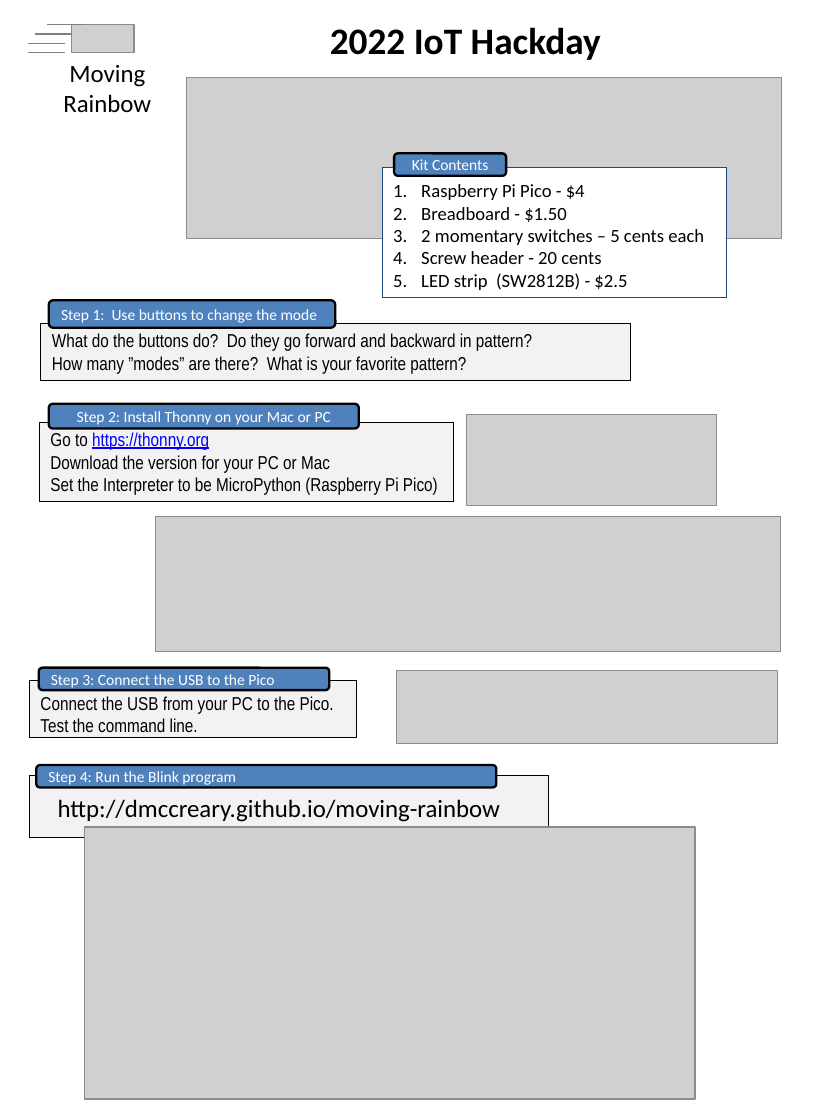
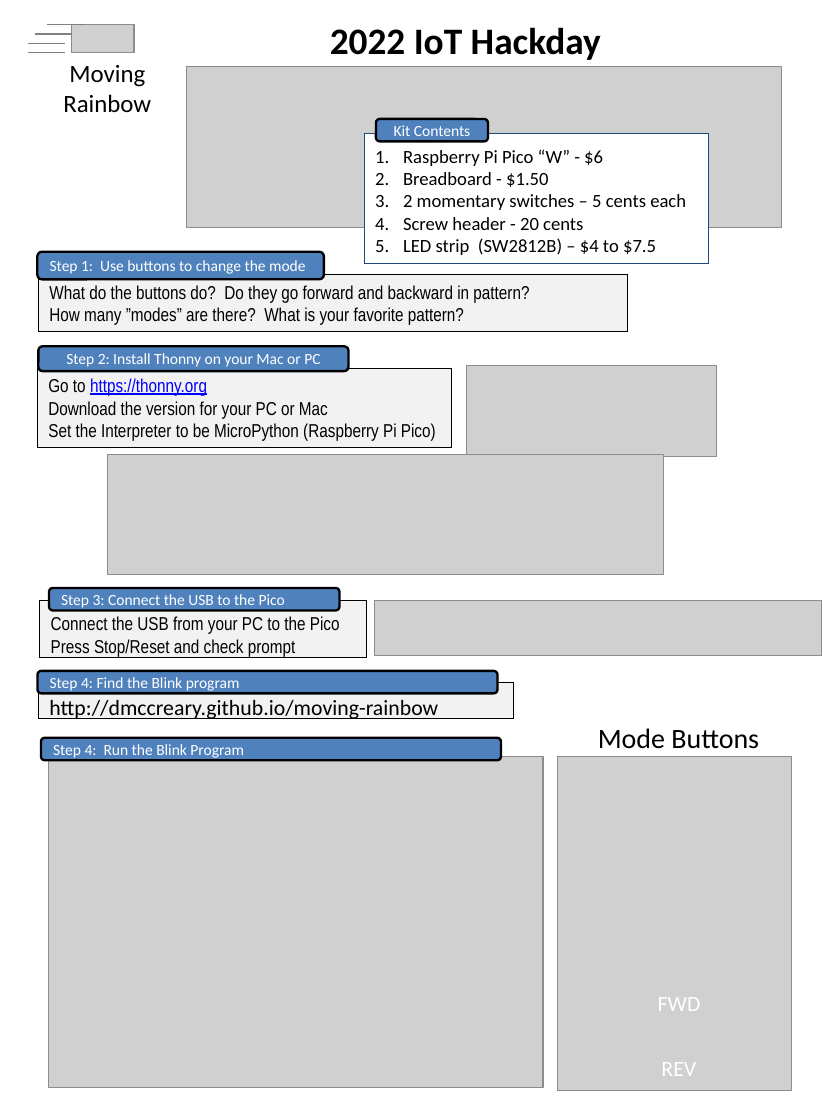
Before and after one commit to dmccreary/moving-rainbow, a slide deck: slide 1 of slides/2022-IoT-Hackday-Handout-v2.pptx. Drawn at 840x1120 pixels with LibreOffice and Linux fonts; fonts in the diff are those of the drawing; grey boxes stand for pictures. Boxes give left, top, right and bottom in pixels: in the first picture for what was removed or moved away, otherwise in the second. Text is boxed around its words. In the diff, an @@ line names an element or a change of style, - is before the commit and + after.

```diff
--- a/slides/2022-IoT-Hackday-Handout-v2.pptx
+++ b/slides/2022-IoT-Hackday-Handout-v2.pptx
@@ picture: place and size @@
-picture at [187,77,782,239]
+picture at [187,66,782,227]
@@ rounded rectangle "Kit Contents": place and size @@
-rounded rectangle "Kit Contents" at [394,153,506,176]
+rounded rectangle "Kit Contents" at [376,119,488,141]
@@ rectangle "Raspberry Pi Pico “W” - ...": place and size @@
-rectangle "Raspberry Pi Pico “W” - ..." at [382,168,726,298]
+rectangle "Raspberry Pi Pico “W” - ..." at [364,133,708,263]
@@ text in rectangle at [403,149,603,166]: text changed @@
-1. Raspberry Pi Pico - $4
+1. Raspberry Pi Pico “W” - $6
@@ text in rectangle at [403,238,656,255]: text changed @@
-5. LED strip (SW2812B) - $2.5
+5. LED strip (SW2812B) – $4 to $7.5
@@ rounded rectangle "Step 1: Use buttons to ...": place and size @@
-rounded rectangle "Step 1: Use buttons to ..." at [49,300,336,328]
+rounded rectangle "Step 1: Use buttons to ..." at [37,252,324,280]
@@ rectangle "What do the buttons do? ...": place and size @@
-rectangle "What do the buttons do? ..." at [41,324,631,380]
+rectangle "What do the buttons do? ..." at [38,276,627,332]
@@ rounded rectangle "Step 2: Install Thonny on ...": place and size @@
-rounded rectangle "Step 2: Install Thonny on ..." at [49,404,360,429]
+rounded rectangle "Step 2: Install Thonny on ..." at [38,346,348,371]
@@ rectangle "Go to https://thonny.org": place and size @@
-rectangle "Go to https://thonny.org" at [39,422,454,502]
+rectangle "Go to https://thonny.org" at [37,368,451,448]
@@ picture: place and size @@
-picture at [467,414,717,505]
+picture at [466,365,716,456]
@@ picture: place and size @@
-picture at [156,516,781,651]
+picture at [108,455,663,575]
@@ rounded rectangle "Step 3: Connect the USB ...": place and size @@
-rounded rectangle "Step 3: Connect the USB ..." at [39,668,329,690]
+rounded rectangle "Step 3: Connect the USB ..." at [49,588,339,610]
@@ rectangle "Connect the USB from your ...": place and size @@
-rectangle "Connect the USB from your ..." at [29,681,356,737]
+rectangle "Connect the USB from your ..." at [39,601,366,657]
@@ text in rectangle at [51,616,340,657]: text changed @@
-Connect the USB from your PC to the Pico.
-Test the command line.
+Connect the USB from your PC to the Pico
+Press Stop/Reset and check prompt
@@ picture added at [374,600,821,656] @@
@@ rounded rectangle "Step 4: Find the Blink ...": place and size @@
-rounded rectangle "Step 4: Find the Blink ..." at [36,765,496,787]
+rounded rectangle "Step 4: Find the Blink ..." at [37,671,497,693]
@@ rectangle "http://dmccreary.github.io/moving-rainbow": place and size @@
-rectangle "http://dmccreary.github.io/moving-rainbow" at [58,799,500,822]
+rectangle "http://dmccreary.github.io/moving-rainbow" at [38,683,513,719]
@@ rectangle "http://dmccreary.github.io/moving-rainbow" at [38,683,513,719]: size 16 to 14 pt; fill none to #F2F2F2; outline none to #000000 0.75 pt @@
@@ text in rounded rectangle at [50,677,240,691]: text changed @@
-Step 4: Run the Blink program
+Step 4: Find the Blink program
@@ picture removed at [396,671,777,744] @@
@@ rounded rectangle added at [41,738,502,760], fill #4F81BD, outline #000000 1.5 pt, 10 pt, text #FFFFFF @@
+Step 4: Run the Blink Program
@@ text added at [598,728,759,749], 18 pt, text #000000 @@
+Mode Buttons
@@ rectangle removed at [29,776,548,838] @@
@@ picture: place and size @@
-picture at [85,827,696,1099]
+picture at [48,756,543,1086]
@@ picture added at [558,756,792,1091] @@
@@ text added at [658,997,701,1011], 14 pt, text #FFFFFF @@
+FWD
@@ text added at [661,1062,696,1076], 14 pt, text #FFFFFF @@
+REV
```
Also in this commit, not shown: 1 slide added, 1 slide removed, 2 other files.
